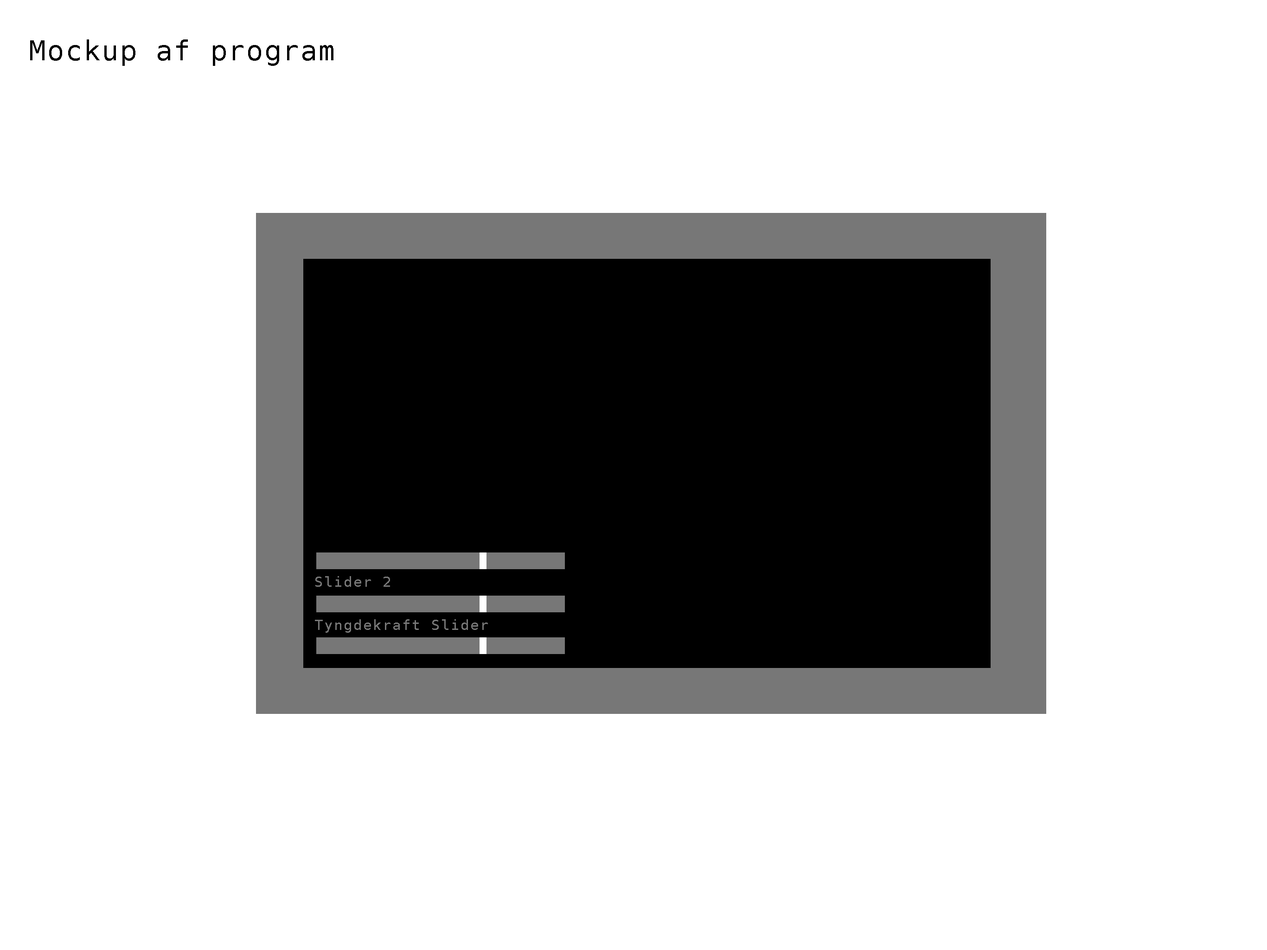
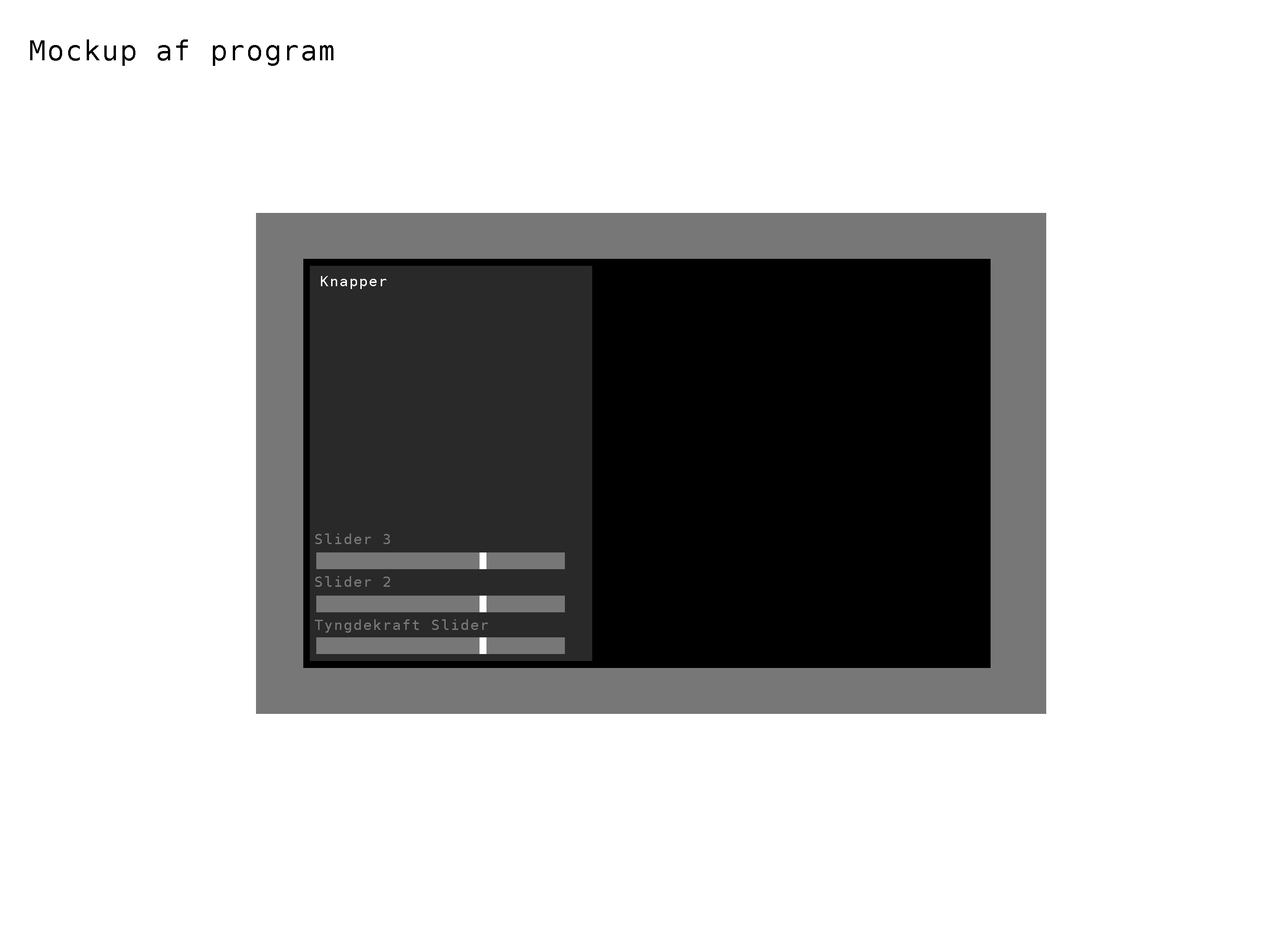
Comparing the layer stacks of the two 1267 x 950 images. Changes:
added group "Buttons" with 1 layers above "Sliders" over bbox(320, 275, 387, 289)
added layer "Knapper" in group "Buttons" over bbox(320, 275, 387, 289)
added layer "Slider 3 Tekst" in group "Sliders" over bbox(315, 533, 391, 544)
added layer "Slider & button background'" above "Phone screen" over bbox(309, 265, 593, 661)
